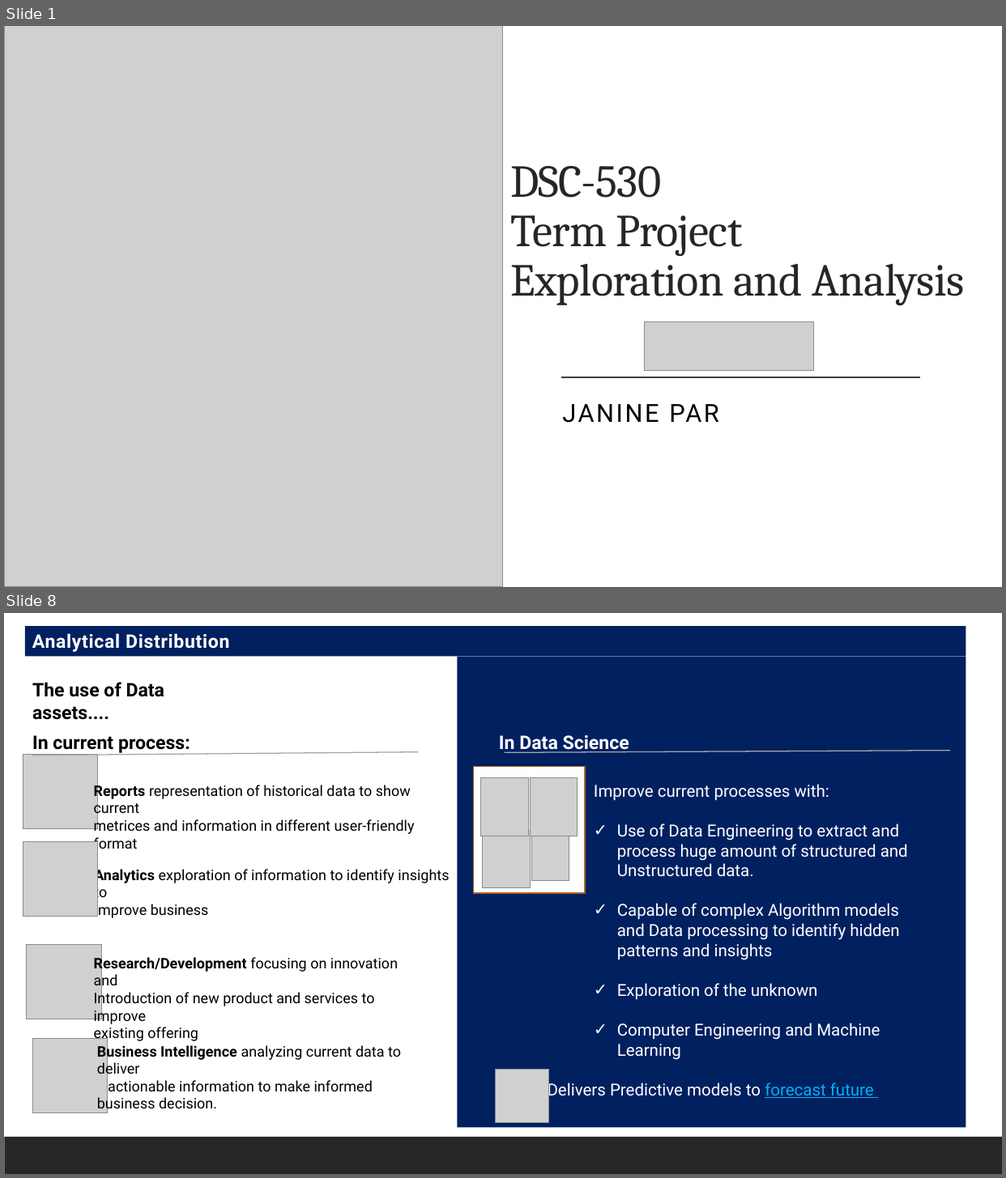
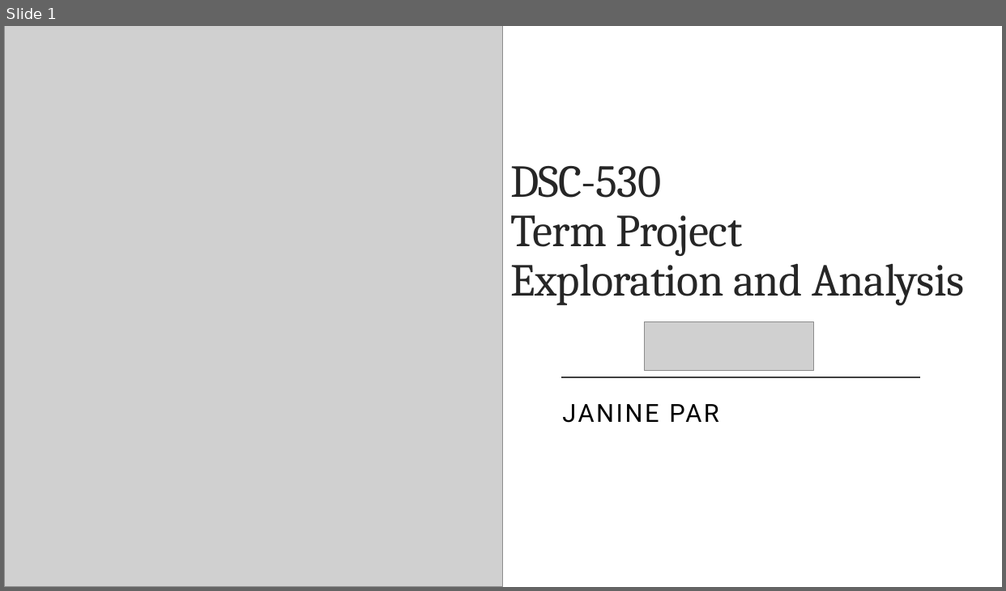
Before and after one commit to Tutay0913JP/DSC530, a slide deck: ParJanineDSC530-T303Week12_YelpDataset.pptx. Shown one above the other, each under a label of ours: slides 1 and 8 before the commit, slide 1 after it; the slides between them are not shown. The pictures are 1006x1178 and 1006x591 pixels, drawn with LibreOffice and Linux fonts; fonts in the diff are those of the drawing; grey boxes stand for pictures. Boxes give left, top, right and bottom in pixels: in the first picture for what was removed or moved away, otherwise in the second. Text is boxed around its words. In the diff, an @@ line names an element or a change of style, - is before the commit and + after.

```diff
--- a/ParJanineDSC530-T303Week12_YelpDataset.pptx
+++ b/ParJanineDSC530-T303Week12_YelpDataset.pptx
@@ slide 8 removed at (x1=4, y1=613, x2=1002, y2=1174), background #FFFFFF; not listed: 1 template element that a slide beside it also shows @@
@@ rectangle removed at (x1=25, y1=627, x2=966, y2=657) @@
-Analytical Distribution
@@ rectangle removed at (x1=457, y1=657, x2=966, y2=1128) @@
@@ text removed at (x1=32, y1=682, x2=165, y2=720) @@
-The use of Data assets....
@@ picture removed at (x1=23, y1=754, x2=98, y2=828) @@
@@ text removed at (x1=32, y1=735, x2=190, y2=753) @@
-In current process:
@@ line removed from (32, 756) to (418, 752) @@
@@ text removed at (x1=499, y1=735, x2=629, y2=753) @@
-In Data Science
@@ line removed from (504, 753) to (950, 751) @@
@@ text removed at (x1=94, y1=783, x2=415, y2=834) @@
-Reports representation of historical data to show current
-metrices and information in different user-friendly format
@@ text removed at (x1=548, y1=784, x2=908, y2=1101) @@
-      Improve current processes with:
-      ✓ Use of Data Engineering to extract and process huge amount of structured and Unstructured data.
-      ✓ Capable of complex Algorithm models and Data processing to identify hidden patterns and insights
-      ✓ Exploration of the unknown
-      ✓ Computer Engineering and Machine Learning
-Delivers Predictive models to forecast future
@@ picture removed at (x1=23, y1=842, x2=98, y2=917) @@
@@ group removed at (x1=473, y1=766, x2=585, y2=894): 4 pictures, 1 rectangle @@
@@ text removed at (x1=94, y1=867, x2=449, y2=918) @@
-Analytics exploration of information to identify insights to
-Improve business
@@ picture removed at (x1=27, y1=944, x2=101, y2=1020) @@
@@ text removed at (x1=94, y1=955, x2=398, y2=1043) @@
-Research/Development focusing on innovation and
-Introduction of new product and services to improve
-existing offering
@@ picture removed at (x1=32, y1=1039, x2=108, y2=1114) @@
@@ text removed at (x1=97, y1=1043, x2=401, y2=1114) @@
-Business Intelligence analyzing current data to deliver
-actionable information to make informed
-business decision.
@@ picture removed at (x1=496, y1=1069, x2=550, y2=1122) @@
```
Also in this commit, not shown: 3 slides changed, 13 slides added, 8 other slides removed.
